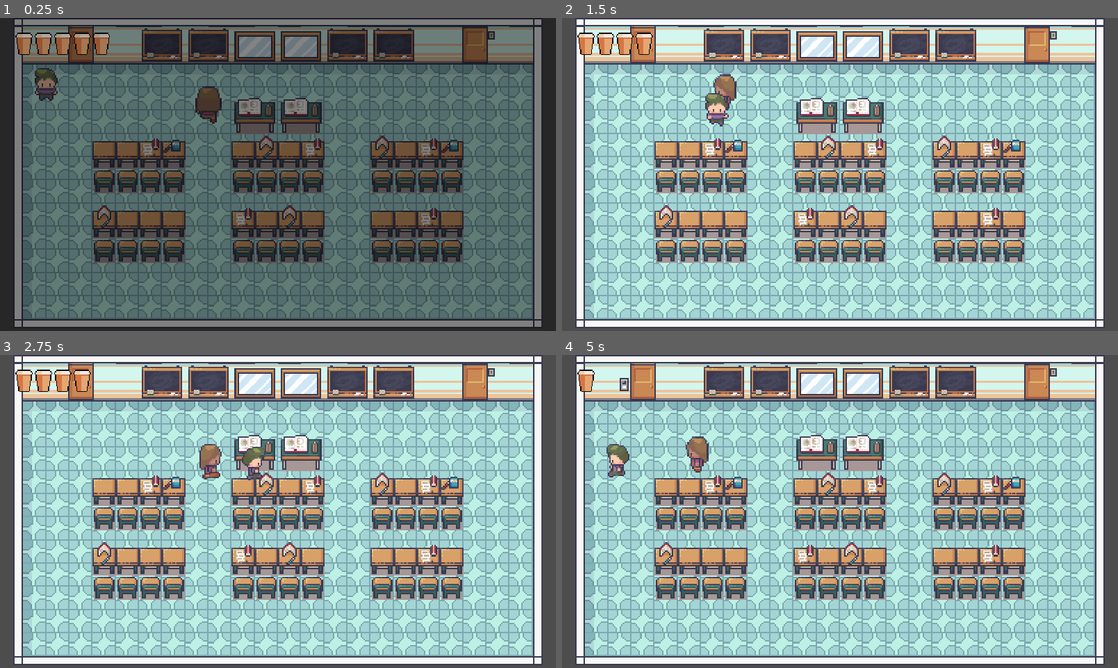
Above: before the commit, frames 1-4 (two rows, left to right).
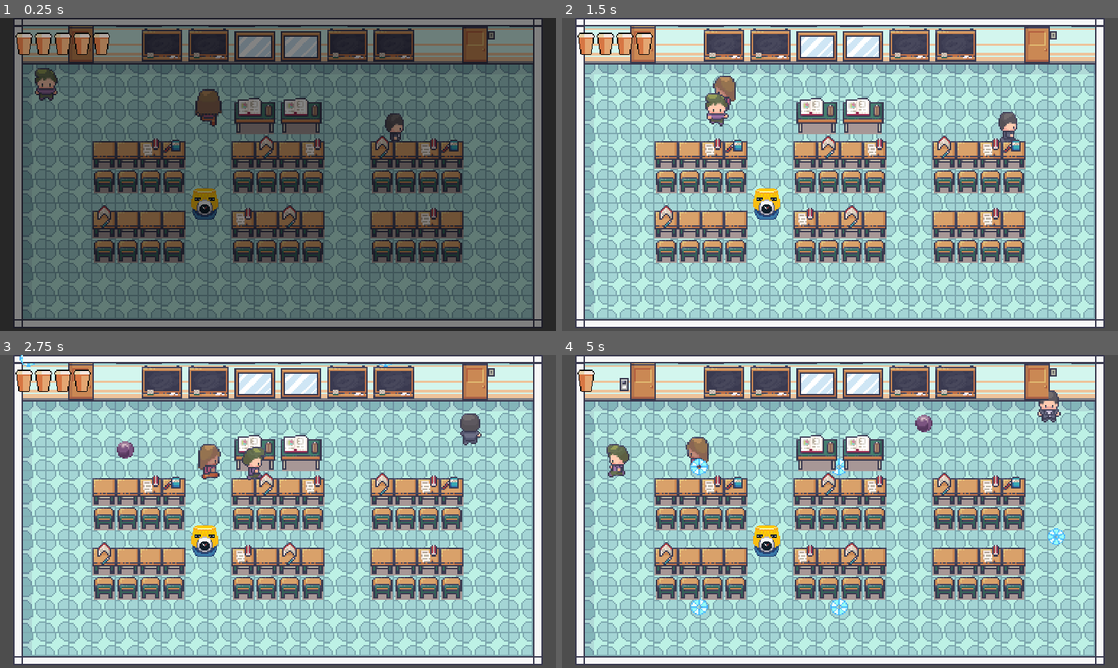
Above: after the commit, the same moments.

Repository: rgreenan55/DegreeDungeon
Game: Godot game, scene res://scenes/world_1/Class1.tscn
Same seed, same stepped clock (60 frames per second), same inputs: the game is played once before the commit and once after it. This scene is started directly instead of the project's main scene. Sound files missing from this copy of the repository are replaced by a short silence.
Inputs (mouse positions are in pixels of both pictures, inside the frame that each line leads up to):
- Up to frame 1 (0.25 s): no input
- Up to frame 2 (1.5 s): move the mouse to (962, 158) at 0.52 s; hold Right (move_right) 0.53-1.28 s; hold Space (attack) 0.53-1.28 s; move the mouse to (728, 190) at 1.27 s; hold Down (move_down) from 1.28 s (still down); tap P (dev_dmg) at 1.35 s
- Up to frame 3 (2.75 s): move the mouse to (333, 442) at 2.02 s; release Down (move_down) at 2.03 s; hold Right (move_right) from 2.03 s (still down); hold Space (attack) from 2.03 s (still down)
- Up to frame 4 (5 s): move the mouse to (812, 574) at 2.77 s; release Right (move_right) at 2.78 s; release Space (attack) at 2.78 s; hold Up (move_up) 2.78-3.53 s; tap P (dev_dmg) at 2.85, 4.35 s; move the mouse to (1006, 558) at 3.52 s; hold Space (attack) 3.53-4.28 s; hold Left (move_left) from 3.53 s (still down); move the mouse to (673, 464) at 4.27 s

The runs differ from the first frame. In frame 1, 0.8% of the frame differs, in the area x 34-73%, y 21-65%; in frame 2, 0.7%; in frame 3, 1.0%; in frame 4, 1.4%, in the area x 23-91%, y 11-84%.

Commit message:
enemies implement on_hit method

Diff:
--- a/entities/enemies/Enemy.tscn
+++ /dev/null
@@ -1,160 +0,0 @@
-[gd_scene load_steps=19 format=3 uid="uid://bghlk20cvt4ed"]
-
-[ext_resource type="Texture2D" uid="uid://d2an0e6ro0g2g" path="res://entities/enemies/Walk.png" id="1_8dn5f"]
-[ext_resource type="Script" path="res://entities/enemies/Enemy.gd" id="1_du78g"]
-
-[sub_resource type="AtlasTexture" id="AtlasTexture_3tyrc"]
-atlas = ExtResource("1_8dn5f")
-region = Rect2(0, 0, 32, 32)
-
-[sub_resource type="AtlasTexture" id="AtlasTexture_7xyyd"]
-atlas = ExtResource("1_8dn5f")
-region = Rect2(0, 0, 32, 32)
-
-[sub_resource type="AtlasTexture" id="AtlasTexture_xwr5q"]
-atlas = ExtResource("1_8dn5f")
-region = Rect2(32, 0, 32, 32)
-
-[sub_resource type="AtlasTexture" id="AtlasTexture_cuirb"]
-atlas = ExtResource("1_8dn5f")
-region = Rect2(64, 0, 32, 32)
-
-[sub_resource type="AtlasTexture" id="AtlasTexture_5wqh4"]
-atlas = ExtResource("1_8dn5f")
-region = Rect2(96, 0, 32, 32)
-
-[sub_resource type="AtlasTexture" id="AtlasTexture_3nadm"]
-atlas = ExtResource("1_8dn5f")
-region = Rect2(0, 0, 32, 32)
-
-[sub_resource type="AtlasTexture" id="AtlasTexture_iy6m5"]
-atlas = ExtResource("1_8dn5f")
-region = Rect2(32, 0, 32, 32)
-
-[sub_resource type="AtlasTexture" id="AtlasTexture_sx2wy"]
-atlas = ExtResource("1_8dn5f")
-region = Rect2(64, 0, 32, 32)
-
-[sub_resource type="AtlasTexture" id="AtlasTexture_8g3s4"]
-atlas = ExtResource("1_8dn5f")
-region = Rect2(96, 0, 32, 32)
-
-[sub_resource type="AtlasTexture" id="AtlasTexture_ovxgv"]
-atlas = ExtResource("1_8dn5f")
-region = Rect2(0, 64, 32, 32)
-
-[sub_resource type="AtlasTexture" id="AtlasTexture_nntdy"]
-atlas = ExtResource("1_8dn5f")
-region = Rect2(32, 64, 32, 32)
-
-[sub_resource type="AtlasTexture" id="AtlasTexture_541o8"]
-atlas = ExtResource("1_8dn5f")
-region = Rect2(64, 64, 32, 32)
-
-[sub_resource type="AtlasTexture" id="AtlasTexture_7evnm"]
-atlas = ExtResource("1_8dn5f")
-region = Rect2(96, 64, 32, 32)
-
-[sub_resource type="SpriteFrames" id="SpriteFrames_w823c"]
-animations = [{
-"frames": [{
-"duration": 1.0,
-"texture": SubResource("AtlasTexture_3tyrc")
-}],
-"loop": true,
-"name": &"idle",
-"speed": 5.0
-}, {
-"frames": [{
-"duration": 1.0,
-"texture": SubResource("AtlasTexture_7xyyd")
-}, {
-"duration": 1.0,
-"texture": SubResource("AtlasTexture_xwr5q")
-}, {
-"duration": 1.0,
-"texture": SubResource("AtlasTexture_cuirb")
-}, {
-"duration": 1.0,
-"texture": SubResource("AtlasTexture_5wqh4")
-}],
-"loop": true,
-"name": &"move",
-"speed": 5.0
-}, {
-"frames": [{
-"duration": 1.0,
-"texture": SubResource("AtlasTexture_3nadm")
-}, {
-"duration": 1.0,
-"texture": SubResource("AtlasTexture_iy6m5")
-}, {
-"duration": 1.0,
-"texture": SubResource("AtlasTexture_sx2wy")
-}, {
-"duration": 1.0,
-"texture": SubResource("AtlasTexture_8g3s4")
-}],
-"loop": true,
-"name": &"move_down",
-"speed": 5.0
-}, {
-"frames": [{
-"duration": 1.0,
-"texture": SubResource("AtlasTexture_ovxgv")
-}, {
-"duration": 1.0,
-"texture": SubResource("AtlasTexture_nntdy")
-}, {
-"duration": 1.0,
-"texture": SubResource("AtlasTexture_541o8")
-}, {
-"duration": 1.0,
-"texture": SubResource("AtlasTexture_7evnm")
-}],
-"loop": true,
-"name": &"move_up",
-"speed": 5.0
-}]
-
-[sub_resource type="CircleShape2D" id="CircleShape2D_qvqlk"]
-radius = 40.0
-
-[sub_resource type="CapsuleShape2D" id="CapsuleShape2D_be6lr"]
-radius = 3.0
-height = 7.0
-
-[node name="Enemy" type="CharacterBody2D" groups=["Enemy"]]
-scale = Vector2(2, 2)
-collision_layer = 4
-collision_mask = 43
-motion_mode = 1
-wall_min_slide_angle = 0.0
-script = ExtResource("1_du78g")
-
-[node name="AnimatedSprite" type="AnimatedSprite2D" parent="."]
-sprite_frames = SubResource("SpriteFrames_w823c")
-animation = &"move_up"
-
-[node name="LineOfSight" type="Area2D" parent="."]
-visible = false
-collision_layer = 4
-collision_mask = 2
-
-[node name="CollisionShape2D" type="CollisionShape2D" parent="LineOfSight"]
-shape = SubResource("CircleShape2D_qvqlk")
-
-[node name="EnemyCollider" type="CollisionShape2D" parent="."]
-shape = SubResource("CapsuleShape2D_be6lr")
-
-[node name="NavigationAgent2D" type="NavigationAgent2D" parent="."]
-debug_path_custom_point_size = 2.0
-
-[node name="MovementTimer" type="Timer" parent="."]
-
-[node name="PathFindingTimer" type="Timer" parent="."]
-wait_time = 0.5
-
-[connection signal="body_entered" from="LineOfSight" to="." method="enemy_sees_player"]
-[connection signal="timeout" from="MovementTimer" to="." method="handle_idle_movement"]
-[connection signal="timeout" from="PathFindingTimer" to="." method="make_path"]
--- a/entities/enemies/Enemy_Turret.tscn
+++ /dev/null
@@ -1,64 +0,0 @@
-[gd_scene load_steps=10 format=3 uid="uid://dx78s7qi3mejd"]
-
-[ext_resource type="Script" path="res://entities/enemies/Enemy_Turret.gd" id="1_2ftgm"]
-[ext_resource type="PackedScene" uid="uid://bamsd1ipaw4pe" path="res://entities/enemies/Turret_Projectile.tscn" id="2_lehbo"]
-[ext_resource type="Texture2D" uid="uid://2qyb3xs0588i" path="res://entities/enemies/SpriteSheet.png" id="3_xa1e8"]
-
-[sub_resource type="AtlasTexture" id="AtlasTexture_yyvkf"]
-atlas = ExtResource("3_xa1e8")
-region = Rect2(60, 0, 20, 22)
-
-[sub_resource type="AtlasTexture" id="AtlasTexture_8ugjr"]
-atlas = ExtResource("3_xa1e8")
-region = Rect2(40, 0, 20, 22)
-
-[sub_resource type="AtlasTexture" id="AtlasTexture_x850f"]
-atlas = ExtResource("3_xa1e8")
-region = Rect2(20, 0, 20, 22)
-
-[sub_resource type="AtlasTexture" id="AtlasTexture_xk025"]
-atlas = ExtResource("3_xa1e8")
-region = Rect2(0, 0, 20, 22)
-
-[sub_resource type="SpriteFrames" id="SpriteFrames_roipi"]
-animations = [{
-"frames": [{
-"duration": 1.0,
-"texture": SubResource("AtlasTexture_yyvkf")
-}, {
-"duration": 1.0,
-"texture": SubResource("AtlasTexture_8ugjr")
-}, {
-"duration": 1.0,
-"texture": SubResource("AtlasTexture_x850f")
-}, {
-"duration": 1.0,
-"texture": SubResource("AtlasTexture_xk025")
-}],
-"loop": true,
-"name": &"move",
-"speed": 5.0
-}]
-
-[sub_resource type="RectangleShape2D" id="RectangleShape2D_rkp1l"]
-size = Vector2(18, 17)
-
-[node name="Enemy_Turret" type="Area2D"]
-collision_layer = 4
-collision_mask = 2
-script = ExtResource("1_2ftgm")
-projectile_template = ExtResource("2_lehbo")
-
-[node name="AnimatedSprite2D" type="AnimatedSprite2D" parent="."]
-sprite_frames = SubResource("SpriteFrames_roipi")
-animation = &"move"
-
-[node name="CollisionShape2D" type="CollisionShape2D" parent="."]
-position = Vector2(1, 1.5)
-shape = SubResource("RectangleShape2D_rkp1l")
-
-[node name="ShootTimer" type="Timer" parent="."]
-wait_time = 1.5
-autostart = true
-
-[connection signal="timeout" from="ShootTimer" to="." method="_on_shoot_timer_timeout"]
--- a/entities/enemies/Turret_Projectile.tscn
+++ /dev/null
@@ -1,50 +0,0 @@
-[gd_scene load_steps=8 format=3 uid="uid://bamsd1ipaw4pe"]
-
-[ext_resource type="Script" path="res://entities/enemies/Turret_Projectile.gd" id="1_4ehbj"]
-[ext_resource type="Texture2D" uid="uid://cmnygax07rwnv" path="res://entities/enemies/Fire Effect and Bullet 16x16.png" id="1_v6m23"]
-
-[sub_resource type="CircleShape2D" id="CircleShape2D_6rq5i"]
-radius = 7.0
-
-[sub_resource type="AtlasTexture" id="AtlasTexture_17ais"]
-atlas = ExtResource("1_v6m23")
-region = Rect2(480, 0, 16, 16)
-
-[sub_resource type="AtlasTexture" id="AtlasTexture_80rgu"]
-atlas = ExtResource("1_v6m23")
-region = Rect2(496, 0, 16, 16)
-
-[sub_resource type="AtlasTexture" id="AtlasTexture_su823"]
-atlas = ExtResource("1_v6m23")
-region = Rect2(512, 0, 16, 16)
-
-[sub_resource type="SpriteFrames" id="SpriteFrames_37g5j"]
-animations = [{
-"frames": [{
-"duration": 1.0,
-"texture": SubResource("AtlasTexture_17ais")
-}, {
-"duration": 1.0,
-"texture": SubResource("AtlasTexture_80rgu")
-}, {
-"duration": 1.0,
-"texture": SubResource("AtlasTexture_su823")
-}],
-"loop": true,
-"name": &"projectile",
-"speed": 5.0
-}]
-
-[node name="Turret_Projectile" type="Area2D"]
-collision_layer = 8
-collision_mask = 2
-script = ExtResource("1_4ehbj")
-
-[node name="CollisionShape2D" type="CollisionShape2D" parent="."]
-shape = SubResource("CircleShape2D_6rq5i")
-
-[node name="AnimatedSprite2D" type="AnimatedSprite2D" parent="."]
-sprite_frames = SubResource("SpriteFrames_37g5j")
-animation = &"projectile"
-
-[connection signal="body_entered" from="." to="." method="_on_body_entered"]
--- a/entities/enemies/amelia/Enemy.tscn
+++ b/entities/enemies/amelia/Enemy.tscn
@@ -180,7 +180,6 @@
 scale = Vector2(1.5, 1.5)
 sprite_frames = SubResource("SpriteFrames_w823c")
 animation = &"idle"
-frame_progress = 0.841893
 
 [node name="CollisionShape2D" type="CollisionShape2D" parent="."]
 shape = SubResource("CapsuleShape2D_a23d6")
--- a/entities/enemies/Bob_Projectile.gd
+++ b/entities/enemies/bob/Bob_Projectile.gd
@@ -15,9 +15,11 @@
 	position += direction * speed * delta
 	$AnimatedSprite2D.play("projectile")
 
-#decrements the current_health of player if projectile enters player body
-func _on_body_entered(body):
-	if (body.is_in_group("Player")):
-		body.current_health -= 1
-		var health = body.current_health
-		body.s_health_changed.emit(health)
+
+
+##decrements the current_health of player if projectile enters player body
+#func _on_body_entered(body):
+	#if (body.is_in_group("Player")):
+		#body.current_health -= 1
+		#var health = body.current_health
+		#body.s_health_changed.emit(health)
--- a/entities/enemies/Bob_Projectile.tscn
+++ b/entities/enemies/bob/Bob_Projectile.tscn
@@ -1,26 +1,26 @@
 [gd_scene load_steps=10 format=3 uid="uid://bjb2isxw353ap"]
 
-[ext_resource type="Script" path="res://entities/enemies/Bob_Projectile.gd" id="1_0nxa3"]
+[ext_resource type="Script" path="res://entities/enemies/bob/Bob_Projectile.gd" id="1_0nxa3"]
 [ext_resource type="PackedScene" uid="uid://bu0mw60kso2sl" path="res://entities/player/Player.tscn" id="2_0royr"]
-[ext_resource type="Texture2D" uid="uid://p0ew45wvstye" path="res://entities/enemies/Purple Effect and Bullet 16x16.png" id="3_gdl1v"]
+[ext_resource type="Texture2D" uid="uid://p0ew45wvstye" path="res://entities/enemies/bob/Purple Effect and Bullet 16x16.png" id="3_c43i8"]
 
 [sub_resource type="CircleShape2D" id="CircleShape2D_1j1k6"]
 radius = 8.0
 
 [sub_resource type="AtlasTexture" id="AtlasTexture_1a5vh"]
-atlas = ExtResource("3_gdl1v")
+atlas = ExtResource("3_c43i8")
 region = Rect2(302, 144, 17, 16)
 
 [sub_resource type="AtlasTexture" id="AtlasTexture_xc2cb"]
-atlas = ExtResource("3_gdl1v")
+atlas = ExtResource("3_c43i8")
 region = Rect2(319, 144, 17, 16)
 
 [sub_resource type="AtlasTexture" id="AtlasTexture_ycpu3"]
-atlas = ExtResource("3_gdl1v")
+atlas = ExtResource("3_c43i8")
 region = Rect2(336, 144, 17, 16)
 
 [sub_resource type="AtlasTexture" id="AtlasTexture_tgh8v"]
-atlas = ExtResource("3_gdl1v")
+atlas = ExtResource("3_c43i8")
 region = Rect2(353, 144, 17, 16)
 
 [sub_resource type="SpriteFrames" id="SpriteFrames_tiiq6"]
@@ -44,8 +44,8 @@
 }]
 
 [node name="BobProjectile" type="Area2D" groups=["Projectile"]]
-collision_layer = 8
-collision_mask = 2
+collision_layer = 64
+collision_mask = 3
 script = ExtResource("1_0nxa3")
 player = ExtResource("2_0royr")
 
--- a/entities/enemies/Enemy_Bob.gd
+++ b/entities/enemies/bob/Enemy_Bob.gd
@@ -11,16 +11,19 @@
 var health : int
 var state : EnemyStates
 var player : Node2D
+var knockback : Vector2
 
 # On Enemy Load
 func _ready():
 	move_speed = 40
-	health = 3
+	health = 2
 	state = EnemyStates.IDLE
+	knockback = Vector2.ZERO
 	handle_idle_movement()
 
 # Processes
 func _process(_delta):
+	if(health <= 0): die()
 	play_animations()
 
 # Processes Physics
@@ -59,6 +62,9 @@
 		position.y = screen_size.y
 		velocity.y *= -1
 
+func handle_hit():
+	health -= 1
+
 func die():
 	queue_free()
 
--- a/entities/enemies/Enemy_Bob.tscn
+++ b/entities/enemies/bob/Enemy_Bob.tscn
@@ -1,8 +1,8 @@
 [gd_scene load_steps=23 format=3 uid="uid://dgs7vdgy2wm5m"]
 
-[ext_resource type="Script" path="res://entities/enemies/Enemy_Bob.gd" id="1_olvun"]
-[ext_resource type="Texture2D" uid="uid://bmqq4wmaqvsgo" path="res://entities/enemies/Bob_16x16.png" id="2_oaulk"]
-[ext_resource type="PackedScene" uid="uid://bjb2isxw353ap" path="res://entities/enemies/Bob_Projectile.tscn" id="2_xgiir"]
+[ext_resource type="Script" path="res://entities/enemies/bob/Enemy_Bob.gd" id="1_olvun"]
+[ext_resource type="Texture2D" uid="uid://bmqq4wmaqvsgo" path="res://entities/enemies/bob/Bob_16x16.png" id="2_oaulk"]
+[ext_resource type="PackedScene" uid="uid://bjb2isxw353ap" path="res://entities/enemies/bob/Bob_Projectile.tscn" id="2_xgiir"]
 
 [sub_resource type="CapsuleShape2D" id="CapsuleShape2D_7qcuv"]
 radius = 7.0
--- a/entities/enemies/Enemy_Turret.gd
+++ b/entities/enemies/turret/Enemy_Turret.gd
@@ -5,14 +5,25 @@
 
 # Variables
 var health : int
+var knockback : Vector2
+var alternate : int
 
 # On Enemy Load
 func _ready():
-	health = 3
+	alternate = 0
+	health = 2
+	knockback = Vector2.ZERO
 
 #This enemy is static like a turret
 func _process(delta):
+	if(health <= 0): die()
 	animation.play("move")
+
+func handle_hit():
+	health -= 1
+
+func die():
+	queue_free()
 
 #4 projectiles shooting in the up, down left and right directions
 func _on_shoot_timer_timeout():
@@ -28,7 +39,16 @@
 	projectile_down.reparent(self.get_parent())
 	projectile_left.reparent(self.get_parent())
 	projectile_right.reparent(self.get_parent())
-	projectile_up.direction.y = -1
-	projectile_down.direction.y = 1
-	projectile_left.direction.x = -1
-	projectile_right.direction.x = 1
+
+	if alternate:
+		projectile_up.direction.y = -1
+		projectile_down.direction.y = 1
+		projectile_left.direction.x = -1
+		projectile_right.direction.x = 1
+		alternate = 0
+	else:
+		projectile_up.direction = Vector2(1, -1)
+		projectile_down.direction = Vector2(-1, 1)
+		projectile_left.direction = Vector2(-1, -1)
+		projectile_right.direction = Vector2(1, 1)
+		alternate = 1
--- /dev/null
+++ b/entities/enemies/turret/Enemy_Turret.tscn
@@ -0,0 +1,45 @@
+[gd_scene load_steps=7 format=3 uid="uid://dx78s7qi3mejd"]
+
+[ext_resource type="Script" path="res://entities/enemies/turret/Enemy_Turret.gd" id="1_2ftgm"]
+[ext_resource type="PackedScene" uid="uid://bamsd1ipaw4pe" path="res://entities/enemies/turret/Turret_Projectile.tscn" id="2_lehbo"]
+[ext_resource type="Texture2D" uid="uid://c5fmxirbhv1h2" path="res://entities/enemies/turret/creatures3_.png" id="3_by3br"]
+
+[sub_resource type="AtlasTexture" id="AtlasTexture_0kn2o"]
+atlas = ExtResource("3_by3br")
+region = Rect2(192, 126, 32, 37)
+
+[sub_resource type="SpriteFrames" id="SpriteFrames_roipi"]
+animations = [{
+"frames": [{
+"duration": 1.0,
+"texture": SubResource("AtlasTexture_0kn2o")
+}],
+"loop": true,
+"name": &"move",
+"speed": 5.0
+}]
+
+[sub_resource type="RectangleShape2D" id="RectangleShape2D_rkp1l"]
+size = Vector2(18, 17)
+
+[node name="Enemy_Turret" type="Area2D" groups=["Enemy"]]
+collision_layer = 4
+collision_mask = 2
+script = ExtResource("1_2ftgm")
+projectile_template = ExtResource("2_lehbo")
+
+[node name="AnimatedSprite2D" type="AnimatedSprite2D" parent="."]
+position = Vector2(-2, 3.5)
+scale = Vector2(0.75, 0.72973)
+sprite_frames = SubResource("SpriteFrames_roipi")
+animation = &"move"
+
+[node name="CollisionShape2D" type="CollisionShape2D" parent="."]
+position = Vector2(-1, 2)
+shape = SubResource("RectangleShape2D_rkp1l")
+
+[node name="ShootTimer" type="Timer" parent="."]
+wait_time = 1.5
+autostart = true
+
+[connection signal="timeout" from="ShootTimer" to="." method="_on_shoot_timer_timeout"]
--- a/entities/enemies/Turret_Projectile.gd
+++ b/entities/enemies/turret/Turret_Projectile.gd
@@ -8,9 +8,9 @@
 	position += direction * speed * delta
 
 #decrements the current_health of player if projectile enters player body
-func _on_body_entered(body):
-	print(get_parent())
-	if (body.is_in_group("Player")):
-		body.current_health -= 1
-		var health = body.current_health
-		body.s_health_changed.emit(health)
+#func _on_body_entered(body):
+	#print(get_parent())
+	#if (body.is_in_group("Player")):
+		#body.current_health -= 1
+		#var health = body.current_health
+		#body.s_health_changed.emit(health)
--- /dev/null
+++ b/entities/enemies/turret/Turret_Projectile.tscn
@@ -0,0 +1,59 @@
+[gd_scene load_steps=9 format=3 uid="uid://bamsd1ipaw4pe"]
+
+[ext_resource type="Script" path="res://entities/enemies/turret/Turret_Projectile.gd" id="1_4ehbj"]
+[ext_resource type="Texture2D" uid="uid://dny1w07u5v115" path="res://entities/enemies/turret/Water Effect and Bullet 16x16.png" id="2_86ssw"]
+
+[sub_resource type="CircleShape2D" id="CircleShape2D_6rq5i"]
+radius = 7.0
+
+[sub_resource type="AtlasTexture" id="AtlasTexture_fi2fd"]
+atlas = ExtResource("2_86ssw")
+region = Rect2(304, 0, 16, 17)
+
+[sub_resource type="AtlasTexture" id="AtlasTexture_6jdwu"]
+atlas = ExtResource("2_86ssw")
+region = Rect2(320, 0, 16, 17)
+
+[sub_resource type="AtlasTexture" id="AtlasTexture_reww6"]
+atlas = ExtResource("2_86ssw")
+region = Rect2(336, 0, 16, 17)
+
+[sub_resource type="AtlasTexture" id="AtlasTexture_7213e"]
+atlas = ExtResource("2_86ssw")
+region = Rect2(352, 0, 16, 17)
+
+[sub_resource type="SpriteFrames" id="SpriteFrames_37g5j"]
+animations = [{
+"frames": [{
+"duration": 1.0,
+"texture": SubResource("AtlasTexture_fi2fd")
+}, {
+"duration": 1.0,
+"texture": SubResource("AtlasTexture_6jdwu")
+}, {
+"duration": 1.0,
+"texture": SubResource("AtlasTexture_reww6")
+}, {
+"duration": 1.0,
+"texture": SubResource("AtlasTexture_7213e")
+}],
+"loop": true,
+"name": &"projectile",
+"speed": 5.0
+}]
+
+[node name="Turret_Projectile" type="Area2D" groups=["Projectile"]]
+collision_layer = 64
+collision_mask = 3
+script = ExtResource("1_4ehbj")
+
+[node name="CollisionShape2D" type="CollisionShape2D" parent="."]
+shape = SubResource("CircleShape2D_6rq5i")
+
+[node name="AnimatedSprite2D" type="AnimatedSprite2D" parent="."]
+position = Vector2(-2.38419e-07, -0.125)
+scale = Vector2(0.75, 0.720588)
+sprite_frames = SubResource("SpriteFrames_37g5j")
+animation = &"projectile"
+
+[connection signal="body_entered" from="." to="." method="_on_body_entered"]
--- a/entities/player/Player.gd
+++ b/entities/player/Player.gd
@@ -113,11 +113,10 @@
 		if (velocity.x < 0): animation.flip_h = true
 		else: animation.flip_h = false
 
-func handle_hit(body : Node2D):
-	if (body.is_in_group("Enemy")):
+func handle_hit(body):
+	if (body.is_in_group("Enemy") || body.is_in_group("Projectile")):
 		current_health -= 1
-
-		#s_health_changed.emit(current_health)
+		s_health_changed.emit(current_health)
 
 func handle_death():
 	is_dead = true
--- a/entities/player/Player.tscn
+++ b/entities/player/Player.tscn
@@ -497,11 +497,13 @@
 
 [node name="HurtBox" type="Area2D" parent="."]
 collision_layer = 2
-collision_mask = 20
+collision_mask = 84
 
 [node name="CollisionShape2D" type="CollisionShape2D" parent="HurtBox"]
 position = Vector2(0, 12.0833)
 shape = SubResource("RectangleShape2D_ar8ad")
 
+[connection signal="area_entered" from="MeleeAttack" to="MeleeAttack" method="_on_body_entered"]
 [connection signal="body_entered" from="MeleeAttack" to="MeleeAttack" method="_on_body_entered"]
+[connection signal="area_entered" from="HurtBox" to="." method="handle_hit"]
 [connection signal="body_entered" from="HurtBox" to="." method="handle_hit"]
--- a/scenes/main/Test.tscn
+++ b/scenes/main/Test.tscn
@@ -1,11 +1,12 @@
-[gd_scene load_steps=9 format=3 uid="uid://gyo7c48qalkt"]
+[gd_scene load_steps=8 format=3 uid="uid://gyo7c48qalkt"]
 
 [ext_resource type="PackedScene" uid="uid://urlec0li4vsi" path="res://scenes/common/map_template_GWC124.tscn" id="1_0us5t"]
 [ext_resource type="Script" path="res://scenes/main/Test.gd" id="1_m3ssa"]
 [ext_resource type="PackedScene" uid="uid://bu0mw60kso2sl" path="res://entities/player/Player.tscn" id="2_hbgph"]
 [ext_resource type="PackedScene" uid="uid://dk2p23b6cvj8e" path="res://ui/player_ui/ui.tscn" id="3_nvljr"]
-[ext_resource type="PackedScene" uid="uid://bghlk20cvt4ed" path="res://entities/enemies/amelia/Enemy.tscn" id="5_hhc6x"]
 [ext_resource type="PackedScene" uid="uid://dlkxnlrqqt2mj" path="res://ui/scene_transition_ui/scene_transition.tscn" id="5_x2l04"]
+[ext_resource type="PackedScene" uid="uid://bghlk20cvt4ed" path="res://entities/enemies/Enemy.tscn" id="6_6wi2p"]
+[ext_resource type="PackedScene" uid="uid://dgs7vdgy2wm5m" path="res://entities/enemies/bob/Enemy_Bob.tscn" id="7_b4s33"]
 
 [node name="Test" type="Node2D"]
 script = ExtResource("1_m3ssa")
@@ -19,7 +20,10 @@
 [node name="UI" parent="." instance=ExtResource("3_nvljr")]
 
 [node name="SceneTransition" parent="." instance=ExtResource("5_x2l04")]
+metadata/_edit_use_anchors_ = true
 
-[node name="Enemy" parent="." instance=ExtResource("5_hhc6x")]
-z_index = 2
-position = Vector2(144, 67)
+[node name="Enemy" parent="." instance=ExtResource("6_6wi2p")]
+position = Vector2(139, 62)
+
+[node name="EnemyBob" parent="." instance=ExtResource("7_b4s33")]
+position = Vector2(281, 56)
--- a/scenes/world_1/Class1.tscn
+++ b/scenes/world_1/Class1.tscn
@@ -8,6 +8,8 @@
 [ext_resource type="PackedScene" uid="uid://bghlk20cvt4ed" path="res://entities/enemies/amelia/Enemy.tscn" id="6_63ow5"]
 [ext_resource type="Script" path="res://scenes/world_1/Exits.gd" id="7_aq6te"]
 [ext_resource type="PackedScene" uid="uid://malwav3fokf5" path="res://scenes/common/ExitDoorTop.tscn" id="8_kkela"]
+[ext_resource type="PackedScene" uid="uid://dgs7vdgy2wm5m" path="res://entities/enemies/bob/Enemy_Bob.tscn" id="9_jfwe7"]
+[ext_resource type="PackedScene" uid="uid://dx78s7qi3mejd" path="res://entities/enemies/turret/Enemy_Turret.tscn" id="10_ovqjc"]
 
 [node name="Main" type="Node2D"]
 script = ExtResource("1_kwf8e")
@@ -22,10 +24,7 @@
 [node name="UI" parent="." instance=ExtResource("4_uwxwa")]
 
 [node name="SceneTransition" parent="." instance=ExtResource("5_p8t6x")]
-
-[node name="Enemy" parent="." instance=ExtResource("6_63ow5")]
-z_index = 2
-position = Vector2(144, 67)
+metadata/_edit_use_anchors_ = true
 
 [node name="Exits" type="Node2D" parent="."]
 visible = false
@@ -41,4 +40,11 @@
 position = Vector2(56, 16)
 scene_transition = NodePath("../../SceneTransition")
 
-[connection signal="died" from="Enemy" to="Exits" method="_on_enemy_died"]
+[node name="EnemyBob" parent="." instance=ExtResource("9_jfwe7")]
+position = Vector2(266, 67)
+
+[node name="Enemy" parent="." instance=ExtResource("6_63ow5")]
+position = Vector2(144, 69)
+
+[node name="Enemy_Turret" parent="." instance=ExtResource("10_ovqjc")]
+position = Vector2(143, 126)
Binary file removed: entities/enemies/Fire Effect and Bullet 16x16.png
Binary file removed: entities/enemies/SpriteSheet.png
Renamed: entities/enemies/Bob_16x16.png -> entities/enemies/bob/Bob_16x16.png
Not shown, changed: entities/enemies/bob/Bob_16x16.png.import
Binary file added: entities/enemies/bob/Inside_C.png
Not shown, changed: entities/enemies/bob/Inside_C.png.import
Renamed: entities/enemies/Purple Effect and Bullet 16x16.png -> entities/enemies/bob/Purple Effect and Bullet 16x16.png
Not shown, changed: entities/enemies/bob/Purple Effect and Bullet 16x16.png.import
Binary file added: entities/enemies/turret/Water Effect and Bullet 16x16.png
Not shown, changed: entities/enemies/turret/Water Effect and Bullet 16x16.png.import
Binary file added: entities/enemies/turret/creatures3_.png
Not shown, added: entities/enemies/turret/creatures3_.png.import
(and 2 more such lines)
